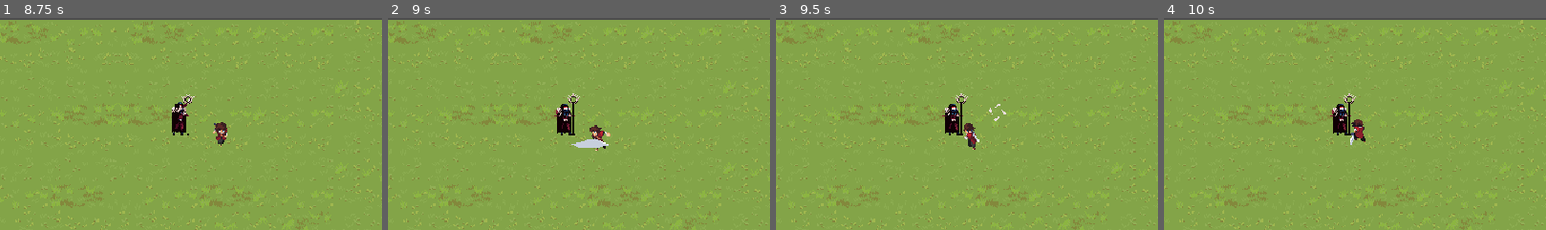
Above: before the commit, frames 1-4 (left to right).
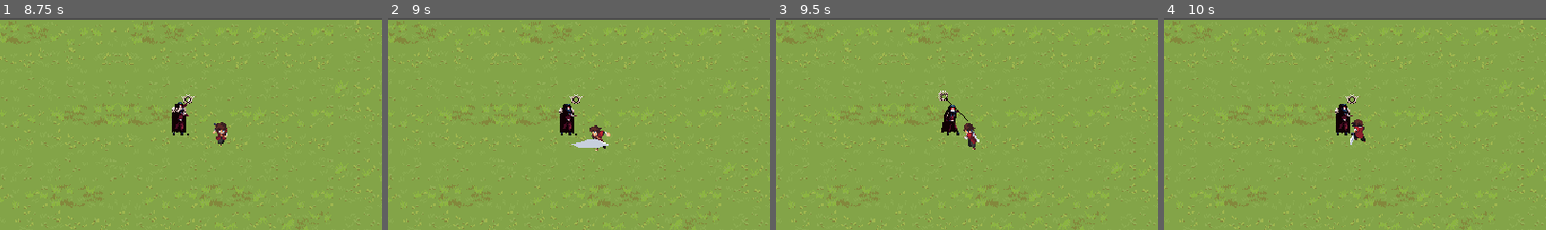
Above: after the commit, the same moments.

Repository: NicolasLuciano/Stones-Unhallowed
Game: Godot game, scene res://scenes/levels/kingdom_01/kingdom_01.tscn
Same seed, same stepped clock (60 frames per second), same inputs: the game is played once before the commit and once after it.
Inputs (mouse positions are % of the whole screen's width and height, from its top left):
- Up to frame 1 (8.75 s): tap Enter at 0.5 s; move the mouse to (72, 45) at 0.52 s; hold D (right) 0.53-1.28 s; click (72, 45) at 0.6 s; move the mouse to (30, 55) at 1.27 s; hold S (down) 1.28-2.03 s; click (30, 55) at 1.35 s; move the mouse to (60, 28) at 2.02 s; hold D (right) 2.03-2.78 s; click (60, 28) at 2.1 s; move the mouse to (45, 70) at 2.77 s; hold W (up) 2.78-3.53 s; click (45, 70) at 2.85 s; move the mouse to (80, 65) at 3.52 s; hold A (left) 3.53-5.03 s; click (80, 65) at 3.6 s; move the mouse to (20, 35) at 4.27 s; click (20, 35) at 4.35 s; move the mouse to (55, 50) at 5.02 s; hold S (down) 5.03-5.78 s; click (55, 50) at 5.1 s; move the mouse to (35, 25) at 5.77 s; hold D (right) 5.78-6.53 s; click (35, 25) at 5.85 s; move the mouse to (72, 45) at 6.52 s; hold W (up) 6.53-7.28 s; click (72, 45) at 6.6 s; move the mouse to (30, 55) at 7.27 s; hold D (right) 7.28-8.03 s; click (30, 55) at 7.35 s; move the mouse to (60, 28) at 8.02 s; hold S (down) from 8.03 s (still down); click (60, 28) at 8.1 s
- Up to frame 2 (9 s): move the mouse to (45, 70) at 8.77 s; release S (down) at 8.78 s; hold A (left) from 8.78 s (still down); click (45, 70) at 8.85 s
- Up to frame 3 (9.5 s): keep holding A (left)
- Up to frame 4 (10 s): move the mouse to (80, 65) at 9.52 s; release A (left) at 9.53 s; hold W (up) from 9.53 s (still down); click (80, 65) at 9.6 s
The pictures show only the part of the screen within x 2-52%, y 0-50%; the shares and areas given below are measured in that part.

Frame 1 is identical in both runs. In frame 2, 0.5% of the frame differs, in the area x 43-51%, y 35-56%; in frame 3, 0.6%, in the area x 42-61%, y 34-56%; in frame 4, 0.5%.

Commit message:
Enemigo ya no recibe daño en la animacion de GET_HIT

Diff:
--- a/scenes/levels/kingdom_01/boss_01.gd
+++ b/scenes/levels/kingdom_01/boss_01.gd
@@ -88,8 +88,9 @@
 	move_and_slide()
 
 func _on_area_2d_area_entered(area):
-	if area.is_in_group("player_attack") and not State.GET_HIT:
-		take_damage(player.damage)
+	if area.is_in_group("player_attack"):
+		if current_state!=State.GET_HIT:
+			take_damage(player.damage)
 
 # --- Recibir daño ---
 func take_damage(amount: int):
